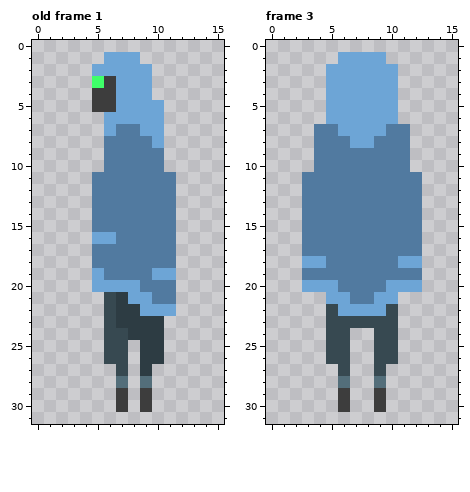
Pixel-art file, stored at rogue/Textures/redesign/redesign_walking_left.aseprite. The first picture shows the starting point.
16x32 pixels, 3 frames. Shown: old frame 1, frame 3. The commit also changed other frames, which this record leaves out.
The same view after the edit:
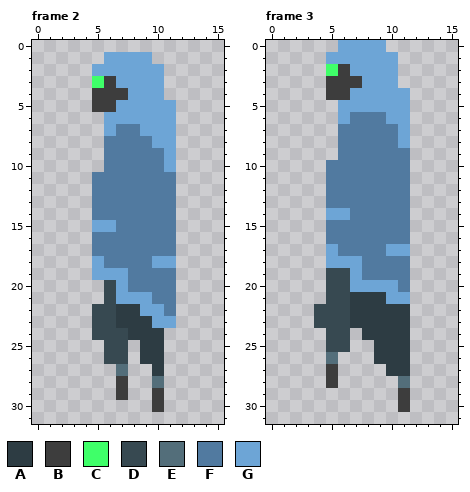
Palette (. is transparent): A #2d3c43  B #3d3d3d  C #3fff69  D #374951  E #536e7a  F #517aa0  G #6da5d6
A new or re-ordered frame is compared with the old frame closest to it.
What changed:
frames re-ordered
Changed rows in their new state; - is an unchanged pixel.
Frame 2 against old frame 1:
first column x 7:
 1 --G--
 2 ---G-
 3 ---G-
 4 B--G-
 5 ----G
 6 ----G
 7 ----G
 8 ----G
 9 ----G
10 ----G
first column x 5:
15 GG-----
16 FF-----
18 G----GG
19 -GG--FF
20 .D-F---
21 --G----
22 D-----F
23 D----GG
24 D------
27 --E-.A-
28 --B-.E-
29 ----.B-
30 --.-.B-
Frame 3:
first column x 3:
 0 ---GGGG---
 1 --G----G--
 2 --CB------
 3 --BBB-----
 4 --BB----G-
 5 --.-----G-
 6 --.-FFF-G-
 7 -..FFFF-G-
 8 -..-FF--G-
 9 -..-------
10 -.--------
11 ..-------.
12 ..-------.
13 ..-------.
14 ..GG-----.
15 ..-------.
16 ..-------.
17 ..G----GG.
18 ..GGG---F.
19 ..DDG----.
20 ..DDGGG-F.
21 --DDAAA-G-
22 -D-DAAAAA-
23 -D--AAAAA-
24 -----AAAA-
25 ------AAA-
26 --E.--AAA-
27 --B.--.AA-
28 --B.--.-E-
29 ---.--.-B-
30 ---.--.-B-
Changed places in both pictures, as pixel boxes (x1, y1, x2, y2):
changed: (116, 52, 176, 172)
changed: (92, 220, 176, 412)
changed: (302, 40, 422, 412)
